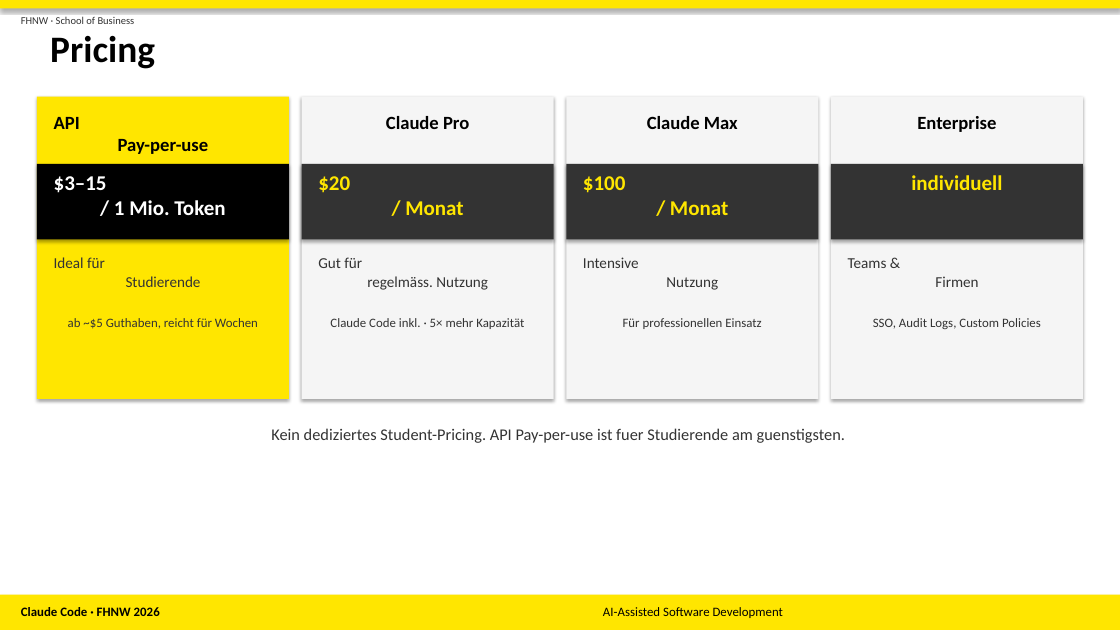
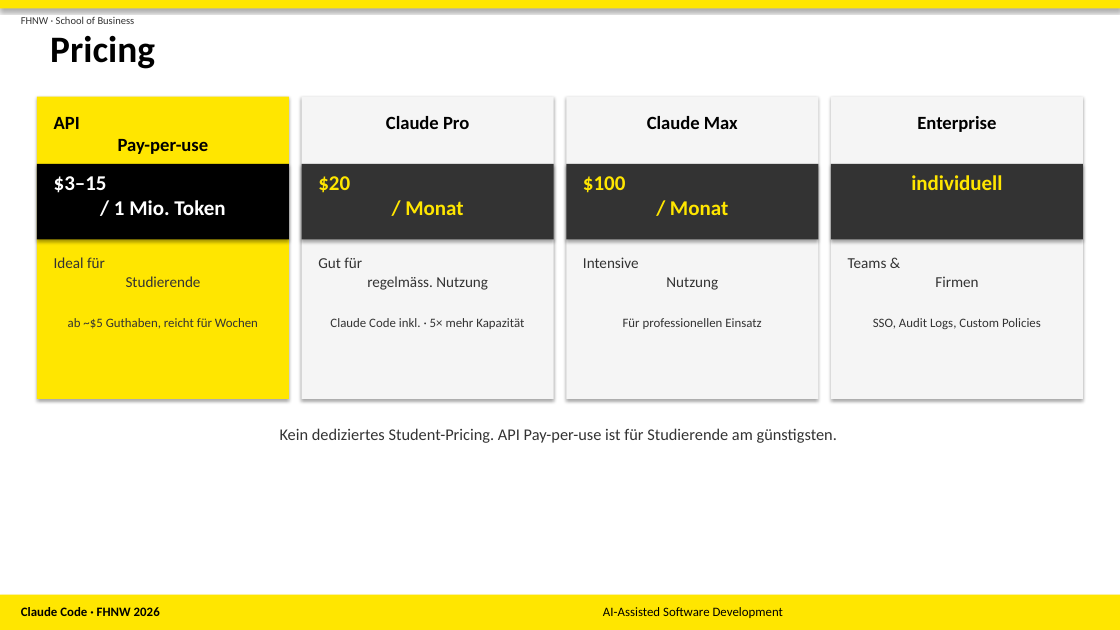
Before and after one commit to SheylaSam/AIASD, a slide deck: slide 5 of Claude_Code_Pitch.pptx. Drawn at 1120x630 pixels with LibreOffice and Linux fonts; fonts in the diff are those of the drawing. Boxes give left, top, right and bottom in pixels: in the first picture for what was removed or moved away, otherwise in the second. Text is boxed around its words. In the diff, an @@ line names an element or a change of style, - is before the commit and + after.

```diff
--- a/Claude_Code_Pitch.pptx
+++ b/Claude_Code_Pitch.pptx
@@ text at (280, 428, 837, 443): text changed @@
-Kein dediziertes Student-Pricing. API Pay-per-use ist fuer Studierende am guenstigsten.
+Kein dediziertes Student-Pricing. API Pay-per-use ist für Studierende am günstigsten.
```
Also in this commit, not shown: 4 other slides changed.
